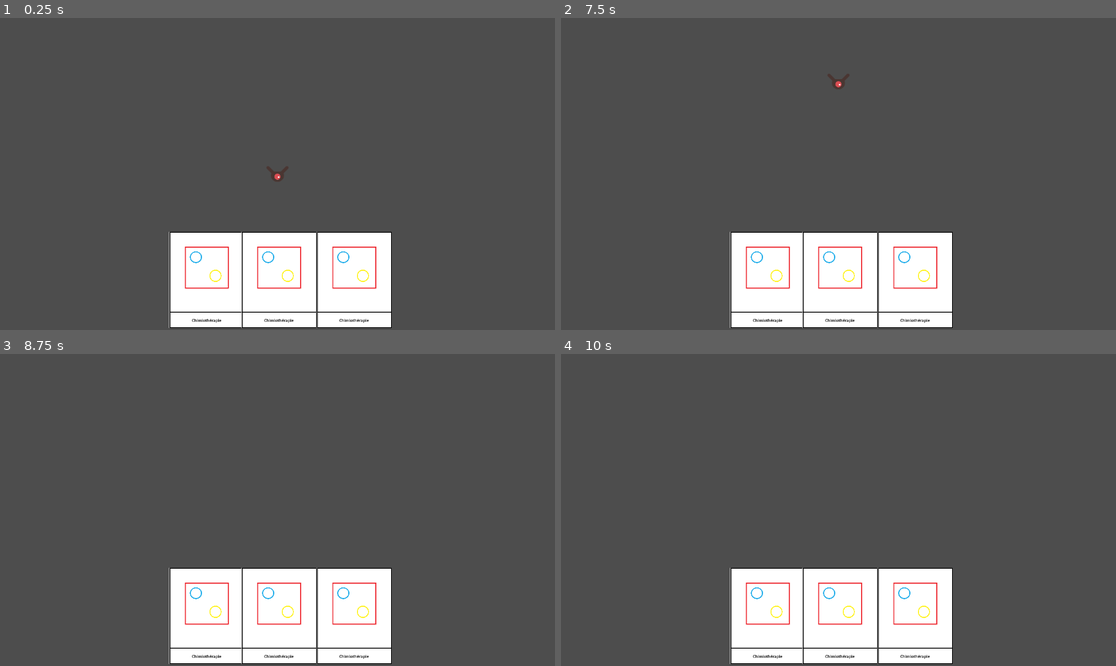
Above: before the commit, frames 1-4 (two rows, left to right).
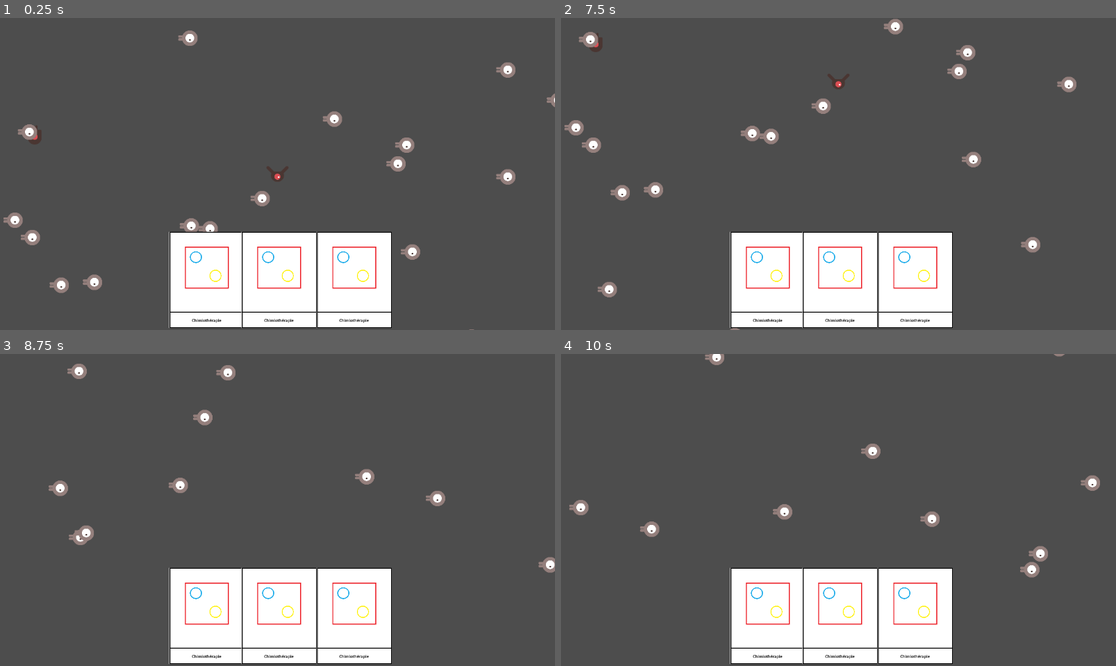
Above: after the commit, the same moments.

Repository: phanav/game-jam-2024
Game: Godot game, scene res://scenes/main.tscn
Two runs of this game, one before a commit and one after it. Both use one fixed random seed, a clock stepped at 60 frames per second and the inputs below.
Inputs (mouse positions are in pixels of both pictures, inside the frame that each line leads up to):
- Up to frame 1 (0.25 s): no input
- Up to frame 2 (7.5 s): click (766, 280) at 0.52 s; click (766, 280) at 1.27 s; click (766, 280) at 2.02 s; click (766, 280) at 2.77 s; click (766, 280) at 3.52 s; click (766, 280) at 4.27 s; click (766, 280) at 5.02 s; click (766, 280) at 5.77 s; click (766, 280) at 6.52 s; tap Enter at 7.25 s; hold Down (camera_down) from 7.28 s (still down)
- Up to frame 3 (8.75 s): release Down (camera_down) at 8.03 s; tap Left (camera_left) at 8.1 s
- Up to frame 4 (10 s): tap Space at 8.75 s; hold Right (camera_right) 8.78-9.53 s; tap Up (camera_up) at 9.6 s

The runs differ from the first frame. In frame 1, 1.9% of the frame differs, in the area x 0-100%, y 4-100%; in frame 2, 1.9%, in the area x 0-93%, y 0-100%; in frame 3, 1.2%; in frame 4, 1.1%.

Commit message:
merge avec le randomizer de cellules

Diff:
--- a/scenes/Carte.gd
+++ b/scenes/Carte.gd
@@ -4,10 +4,11 @@
 
 var nom
 var description
+var texture
 
 # Called when the node enters the scene tree for the first time.
 func _ready():
-	pass # Replace with function body.
+	$TextureButton.texture_normal = texture
 
 
 # Called every frame. 'delta' is the elapsed time since the previous frame.
--- /dev/null
+++ b/scenes/cancer_cell.tscn
@@ -0,0 +1,39 @@
+[gd_scene load_steps=5 format=3 uid="uid://cclr35o440n06"]
+
+[ext_resource type="Texture2D" uid="uid://bvbey70m4vh0h" path="res://art/exemples_art/enemyWalking_1.png" id="5_xlmpb"]
+[ext_resource type="Texture2D" uid="uid://w8hk56mki71a" path="res://art/exemples_art/enemyWalking_2.png" id="6_0kpsi"]
+
+[sub_resource type="SpriteFrames" id="SpriteFrames_a7gk6"]
+animations = [{
+"frames": [{
+"duration": 1.0,
+"texture": ExtResource("5_xlmpb")
+}, {
+"duration": 1.0,
+"texture": ExtResource("6_0kpsi")
+}],
+"loop": true,
+"name": &"walk",
+"speed": 3.0
+}]
+
+[sub_resource type="CapsuleShape2D" id="CapsuleShape2D_akhyn"]
+radius = 38.0
+height = 76.0
+
+[node name="Mob" type="RigidBody2D"]
+collision_mask = 0
+gravity_scale = 0.0
+metadata/_edit_group_ = true
+
+[node name="AnimatedSprite2D" type="AnimatedSprite2D" parent="."]
+rotation = 1.5708
+scale = Vector2(0.1, 0.1)
+sprite_frames = SubResource("SpriteFrames_a7gk6")
+animation = &"walk"
+
+[node name="CollisionShape2D" type="CollisionShape2D" parent="."]
+rotation = 1.5708
+shape = SubResource("CapsuleShape2D_akhyn")
+
+[node name="VisibleOnScreenNotifier2D" type="VisibleOnScreenNotifier2D" parent="."]
--- /dev/null
+++ b/scenes/healthy_cell.tscn
@@ -0,0 +1,39 @@
+[gd_scene load_steps=5 format=3 uid="uid://c5i154wmmnf1l"]
+
+[ext_resource type="Texture2D" uid="uid://dny4qcghv17ri" path="res://art/exemples_art/playerGrey_walk1.png" id="1_hxbxd"]
+[ext_resource type="Texture2D" uid="uid://cw5kneqfqy1nm" path="res://art/exemples_art/playerGrey_walk2.png" id="2_xgnig"]
+
+[sub_resource type="SpriteFrames" id="SpriteFrames_a7gk6"]
+animations = [{
+"frames": [{
+"duration": 1.0,
+"texture": ExtResource("1_hxbxd")
+}, {
+"duration": 1.0,
+"texture": ExtResource("2_xgnig")
+}],
+"loop": true,
+"name": &"walk",
+"speed": 3.0
+}]
+
+[sub_resource type="CapsuleShape2D" id="CapsuleShape2D_akhyn"]
+radius = 38.0
+height = 76.0
+
+[node name="Mob" type="RigidBody2D"]
+collision_mask = 0
+gravity_scale = 0.0
+metadata/_edit_group_ = true
+
+[node name="AnimatedSprite2D" type="AnimatedSprite2D" parent="."]
+rotation = 1.5708
+scale = Vector2(0.1, 0.1)
+sprite_frames = SubResource("SpriteFrames_a7gk6")
+animation = &"walk"
+
+[node name="CollisionShape2D" type="CollisionShape2D" parent="."]
+rotation = 1.5708
+shape = SubResource("CapsuleShape2D_akhyn")
+
+[node name="VisibleOnScreenNotifier2D" type="VisibleOnScreenNotifier2D" parent="."]
--- /dev/null
+++ b/scenes/main.gd
@@ -0,0 +1,29 @@
+extends Node
+
+var healthy_cells = []
+var cancer_cells = []
+
+# Called when the node enters the scene tree for the first time.
+func _ready():
+	randomize()
+	spawn_cells(10, "cancer")
+	spawn_cells(100, "healthy")
+
+	print(len(healthy_cells))
+	print(len(cancer_cells))
+
+
+# Called every frame. 'delta' is the elapsed time since the previous frame.
+func _process(delta):
+	pass
+
+func spawn_cells(count, type):
+	var scene_path = "res://scenes/cancer_cell.tscn" if type == "cancer" else "res://scenes/healthy_cell.tscn"
+	for i in range(count):
+		var cell = load(scene_path).instantiate()
+		cell.global_position = Vector2(randi() % get_viewport().size.x, randi() % get_viewport().size.y)
+		add_child(cell)
+		if type == "cancer":
+			cancer_cells.append(cell)
+		else:
+			healthy_cells.append(cell)
--- a/scenes/main.tscn
+++ b/scenes/main.tscn
@@ -1,11 +1,13 @@
-[gd_scene load_steps=5 format=3 uid="uid://cvxx3tmyt42jf"]
+[gd_scene load_steps=6 format=3 uid="uid://cvxx3tmyt42jf"]
 
 [ext_resource type="Script" path="res://scenes/Camera.gd" id="1_eanxq"]
+[ext_resource type="Script" path="res://scenes/main.gd" id="1_kbus1"]
 [ext_resource type="PackedScene" uid="uid://cujryyeuonm74" path="res://scenes/mob.tscn" id="2_63ahq"]
 [ext_resource type="PackedScene" uid="uid://cgf7feem3fyiw" path="res://scenes/carte.tscn" id="2_kg18q"]
 [ext_resource type="PackedScene" uid="uid://dd554e86wa4bs" path="res://scenes/cellule.tscn" id="3_idd7r"]
 
 [node name="Main" type="Node"]
+script = ExtResource("1_kbus1")
 
 [node name="Camera2D" type="Camera2D" parent="."]
 z_index = 5
